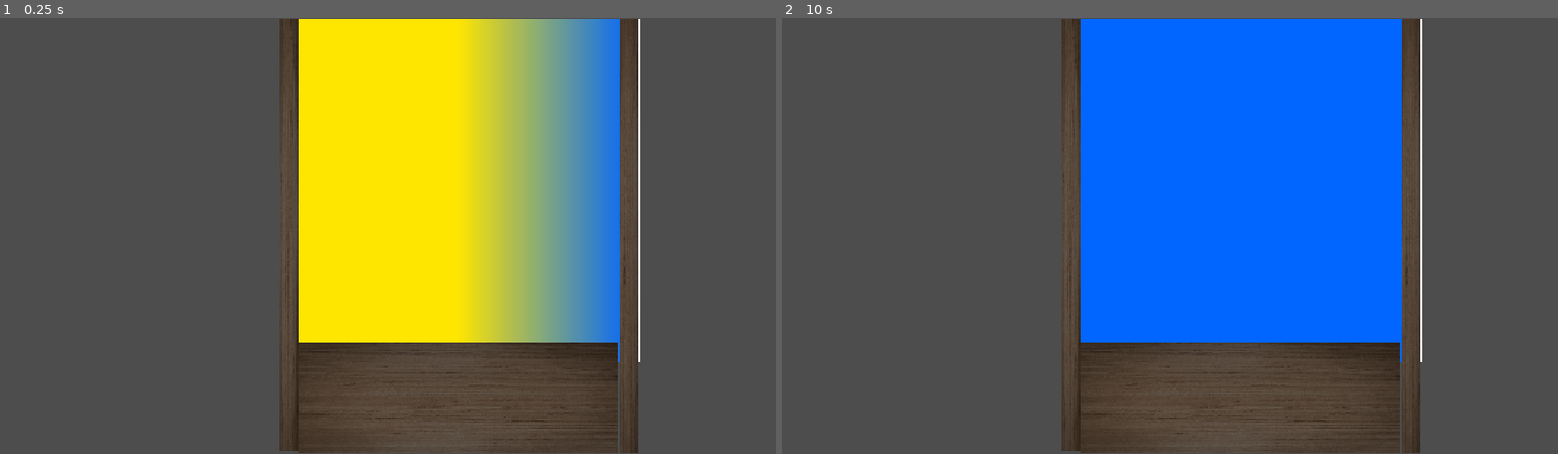
Above: before the commit, frames 1-2 (left to right).
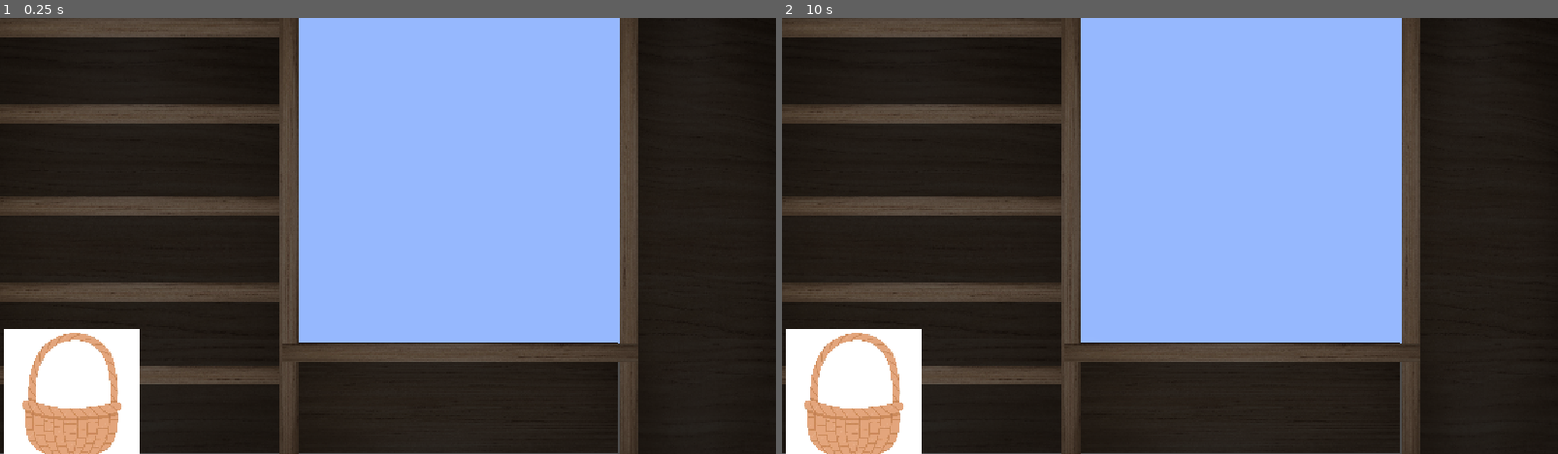
Above: after the commit, the same moments.

Repository: KluSim/GMTK2026
Game: Godot game, scene res://scripts/node_2d.tscn
Same seed, same stepped clock (60 frames per second), same inputs: the game is played once before the commit and once after it.
Inputs:
- Up to frame 1 (0.25 s): no input
- Up to frame 2 (10 s): tap Enter at 0.5, 2, 3.5 s; hold Space (nextDay, bound only after the commit) 0.53-1.28 s; tap Space (nextDay, bound only after the commit) every 1.5 s from 1.35 to 8.85 s; hold Space (nextDay, bound only after the commit) 2.03-2.78 s; hold Space (nextDay, bound only after the commit) 3.53-4.28 s; hold Space (nextDay, bound only after the commit) 5.03-5.78 s; hold Space (nextDay, bound only after the commit) 6.53-7.28 s; hold Space (nextDay, bound only after the commit) 8.03-8.78 s; hold Space (nextDay, bound only after the commit) from 9.53 s (still down)

The runs differ from the first frame. In frame 1, 89% of the frame differs, in the area x 0-100%, y 0-100%; in frame 2, 89%.

Commit message:
feat: layout of shelves ec WIP

Diff:
--- a/project.godot
+++ b/project.godot
@@ -20,6 +20,14 @@
 window/stretch/mode="canvas_items"
 window/stretch/aspect="expand"
 
+[input]
+
+nextDay={
+"deadzone": 0.2,
+"events": [Object(InputEventKey,"resource_local_to_scene":false,"resource_name":"","device":16,"window_id":0,"alt_pressed":false,"shift_pressed":false,"ctrl_pressed":false,"meta_pressed":false,"pressed":false,"keycode":0,"physical_keycode":32,"key_label":0,"unicode":0,"location":0,"echo":false,"script":null)
+]
+}
+
 [physics]
 
 3d/physics_engine="Jolt Physics"
--- /dev/null
+++ b/scripts/node_2d.gdshader
@@ -0,0 +1,37 @@
+shader_type canvas_item;
+
+// Assign a Godot NoiseTexture2D here (make sure it's set to Seamless!)
+uniform sampler2D noise_texture : repeat_enable, filter_linear_mipmap;
+
+uniform vec4 sky_color : source_color = vec4(0.3, 0.6, 0.9, 1.0);
+uniform vec4 cloud_color : source_color = vec4(1.0, 1.0, 1.0, 1.0);
+
+// Behavior controls
+uniform float cloud_density : hint_range(0.0, 1.0) = 0.5;
+uniform float cloud_fuzziness : hint_range(0.01, 1.0) = 0.3;
+uniform vec2 base_velocity = vec2(0.02, 0.0);
+
+void fragment() {
+    // Layer 1: Slow, large background clouds
+    vec2 uv_layer1 = UV + (TIME * base_velocity);
+    float noise1 = texture(noise_texture, uv_layer1).r;
+
+    // Layer 2: Faster, smaller foreground clouds for shifting depth
+    vec2 uv_layer2 = (UV * 2.0) + (TIME * base_velocity * 1.8) + vec2(0.2, 0.5);
+    float noise2 = texture(noise_texture, uv_layer2).r;
+
+    // Combine both layers (FBM approximation)
+    float combined_noise = mix(noise1, noise2, 0.4);
+
+    // Adjust cloud thickness and edge sharpness using smoothstep
+    // High density cuts deeper into the noise texture
+    float low_bound = 1.0 - cloud_density;
+    float high_bound = clamp(low_bound + cloud_fuzziness, 0.0, 1.0);
+
+    float cloud_mask = smoothstep(low_bound, high_bound, combined_noise);
+
+    // Mix sky background and final cloud colors
+    vec4 final_color = mix(sky_color, cloud_color, cloud_mask);
+
+    COLOR = final_color;
+}
--- a/scripts/node_2d.tscn
+++ b/scripts/node_2d.tscn
@@ -2,13 +2,28 @@
 
 [ext_resource type="Texture2D" uid="uid://dnq1yor37ofxf" path="res://asssets/wood-texture-background-free-photo-2149788610.jpg" id="1_ue2ak"]
 [ext_resource type="Script" uid="uid://bhw5ukgtg1elf" path="res://time.gd" id="2_2upi6"]
+[ext_resource type="Texture2D" uid="uid://cooq1incaqrxn" path="res://asssets/doodle-flat-clipart-wicker-basket_653461-2220-723427974.jpg" id="2_plxss"]
+
+[sub_resource type="RectangleShape2D" id="RectangleShape2D_hvteh"]
+size = Vector2(2853.3699, 88.20862)
+
+[sub_resource type="RectangleShape2D" id="RectangleShape2D_4i1vo"]
+size = Vector2(9906.7705, 88.20862)
 
 [sub_resource type="Gradient" id="Gradient_plxss"]
-offsets = PackedFloat32Array(0.4939759, 0.9879518, 1)
-colors = PackedColorArray(0, 0, 0, 1, 0, 0, 0, 1, 1, 1, 1, 1)
+offsets = PackedFloat32Array(0.012048192, 0.9939759)
+colors = PackedColorArray(0.5887199, 0.722688, 0.9968627, 1, 0.9936982, 1, 0.66880405, 1)
 
 [sub_resource type="GradientTexture2D" id="GradientTexture2D_hvteh"]
 gradient = SubResource("Gradient_plxss")
+use_hdr = true
+fill_to = Vector2(100, 0)
+
+[sub_resource type="FastNoiseLite" id="FastNoiseLite_fuano"]
+
+[sub_resource type="NoiseTexture2D" id="NoiseTexture2D_haftu"]
+generate_mipmaps = false
+noise = SubResource("FastNoiseLite_fuano")
 
 [node name="Node2D" type="Node2D" unique_id=2052885503]
 
@@ -19,31 +34,132 @@
 
 [node name="shop visuals" type="Node2D" parent="visuals" unique_id=822069762]
 
-[node name="Counter" type="Sprite2D" parent="visuals/shop visuals" unique_id=1497199078]
+[node name="leftshelf" type="Node2D" parent="visuals/shop visuals" unique_id=231686816]
+
+[node name="shelf4" type="Sprite2D" parent="visuals/shop visuals/leftshelf" unique_id=1702185425]
 modulate = Color(0.4351923, 0.43519226, 0.43519226, 1)
+position = Vector2(216, 531)
+scale = Vector2(0.15260646, 0.014323931)
+texture = ExtResource("1_ue2ak")
+
+[node name="CollisionShape2D" type="CollisionShape2D" parent="visuals/shop visuals/leftshelf/shelf4" unique_id=592688135]
+position = Vector2(17.486572, 69.81152)
+scale = Vector2(1, 0.9999996)
+shape = SubResource("RectangleShape2D_hvteh")
+
+[node name="shelf1" type="Sprite2D" parent="visuals/shop visuals/leftshelf" unique_id=327490978]
+modulate = Color(0.4351923, 0.43519226, 0.43519226, 1)
+position = Vector2(219.33148, 143.00003)
+scale = Vector2(0.15260646, 0.014323931)
+texture = ExtResource("1_ue2ak")
+
+[node name="CollisionShape2D" type="CollisionShape2D" parent="visuals/shop visuals/leftshelf/shelf1" unique_id=10382752]
+position = Vector2(17.486572, 69.81152)
+scale = Vector2(1, 0.9999996)
+shape = SubResource("RectangleShape2D_hvteh")
+
+[node name="shelf2" type="Sprite2D" parent="visuals/shop visuals/leftshelf" unique_id=853436347]
+modulate = Color(0.4351923, 0.43519226, 0.43519226, 1)
+position = Vector2(217.99998, 280)
+scale = Vector2(0.15260646, 0.014323931)
+texture = ExtResource("1_ue2ak")
+
+[node name="CollisionShape2D" type="CollisionShape2D" parent="visuals/shop visuals/leftshelf/shelf2" unique_id=889921346]
+position = Vector2(17.486572, 69.81152)
+scale = Vector2(1, 0.9999996)
+shape = SubResource("RectangleShape2D_hvteh")
+
+[node name="shelf3" type="Sprite2D" parent="visuals/shop visuals/leftshelf" unique_id=618302762]
+modulate = Color(0.4351923, 0.43519226, 0.43519226, 1)
+position = Vector2(218, 408.00003)
+scale = Vector2(0.15260646, 0.014323931)
+texture = ExtResource("1_ue2ak")
+
+[node name="CollisionShape2D" type="CollisionShape2D" parent="visuals/shop visuals/leftshelf/shelf3" unique_id=979327368]
+position = Vector2(17.486572, 69.81152)
+scale = Vector2(1, 0.9999996)
+shape = SubResource("RectangleShape2D_hvteh")
+
+[node name="top shelf" type="Sprite2D" parent="visuals/shop visuals/leftshelf" unique_id=1715682454]
+modulate = Color(0.4351923, 0.43519226, 0.43519226, 1)
+position = Vector2(217.99998, 14.000008)
+scale = Vector2(0.15260646, 0.014323931)
+texture = ExtResource("1_ue2ak")
+
+[node name="back_shelf" type="Sprite2D" parent="visuals/shop visuals/leftshelf" unique_id=1989455733]
+modulate = Color(0.17283267, 0.17283267, 0.17283261, 1)
+z_index = -1
+position = Vector2(209, 327)
+scale = Vector2(0.15260646, 0.32552928)
+texture = ExtResource("1_ue2ak")
+
+[node name="CollisionShape2D" type="CollisionShape2D" parent="visuals/shop visuals/leftshelf/back_shelf" unique_id=1147817203]
+position = Vector2(45.869617, 1022.94946)
+scale = Vector2(0.99999994, 0.99999946)
+shape = SubResource("RectangleShape2D_hvteh")
+
+[node name="basket" type="Sprite2D" parent="visuals/shop visuals/leftshelf" unique_id=297390640]
+position = Vector2(107, 561.00006)
+scale = Vector2(0.1, 0.1)
+texture = ExtResource("2_plxss")
+
+[node name="counter" type="Node2D" parent="visuals/shop visuals" unique_id=1971165239]
+
+[node name="Counter" type="Sprite2D" parent="visuals/shop visuals/counter" unique_id=1497199078]
+modulate = Color(0.19793725, 0.19793725, 0.19793719, 1)
 position = Vector2(680, 564)
 scale = Vector2(0.1612245, 0.082653075)
 texture = ExtResource("1_ue2ak")
 
-[node name="leftBeam" type="Sprite2D" parent="visuals/shop visuals" unique_id=1803645708]
+[node name="leftBeam" type="Sprite2D" parent="visuals/shop visuals/counter" unique_id=1803645708]
 modulate = Color(0.4351923, 0.43519226, 0.43519226, 1)
-position = Vector2(428.52, 322.00003)
+position = Vector2(428.52, 326.39233)
 rotation = 1.5707964
-scale = Vector2(0.21833342, 0.014323931)
+scale = Vector2(0.22630134, 0.014323931)
 texture = ExtResource("1_ue2ak")
 
-[node name="rightBeam" type="Sprite2D" parent="visuals/shop visuals" unique_id=1344640924]
+[node name="rightBeam" type="Sprite2D" parent="visuals/shop visuals/counter" unique_id=1344640924]
 modulate = Color(0.4351923, 0.43519226, 0.43519226, 1)
-position = Vector2(933.00006, 324)
+position = Vector2(933.00006, 323.99997)
 rotation = 1.5707964
-scale = Vector2(0.21833342, 0.014323931)
+scale = Vector2(0.2282933, 0.014323931)
 texture = ExtResource("1_ue2ak")
+
+[node name="counter_shelf" type="Sprite2D" parent="visuals/shop visuals/counter" unique_id=478972987]
+modulate = Color(0.4351923, 0.43519226, 0.43519226, 1)
+position = Vector2(681.8342, 498.00006)
+scale = Vector2(0.17970458, 0.014323931)
+texture = ExtResource("1_ue2ak")
+
+[node name="CollisionShape2D" type="CollisionShape2D" parent="visuals/shop visuals/counter/counter_shelf" unique_id=1361525772]
+position = Vector2(17.486572, 69.81152)
+scale = Vector2(1, 0.9999996)
+shape = SubResource("RectangleShape2D_hvteh")
+
+[node name="rightshelf" type="Node2D" parent="visuals/shop visuals" unique_id=635050520]
+
+[node name="back_shelf" type="Sprite2D" parent="visuals/shop visuals/rightshelf" unique_id=900233577]
+modulate = Color(0.17283267, 0.17283267, 0.17283261, 1)
+z_index = -1
+position = Vector2(1041.3342, 324.99063)
+scale = Vector2(0.075282834, 0.33062178)
+texture = ExtResource("1_ue2ak")
+
+[node name="CollisionShape2D" type="CollisionShape2D" parent="visuals/shop visuals/rightshelf/back_shelf" unique_id=1942907088]
+position = Vector2(-3459.3457, 1022.94946)
+scale = Vector2(0.9999999, 0.99999946)
+shape = SubResource("RectangleShape2D_4i1vo")
 
 [node name="outside" type="Node2D" parent="." unique_id=1693418478]
 script = ExtResource("2_2upi6")
 
 [node name="sky" type="Sprite2D" parent="outside" unique_id=1536825513]
-z_index = -1
-position = Vector2(682.5, 257)
+z_index = -5
+position = Vector2(694.00006, 253)
 scale = Vector2(8.390625, 7.9375)
 texture = SubResource("GradientTexture2D_hvteh")
+
+[node name="Sprite2D" type="Sprite2D" parent="outside" unique_id=2098532522]
+visible = false
+position = Vector2(684, 278)
+texture = SubResource("NoiseTexture2D_haftu")
--- a/time.gd
+++ b/time.gd
@@ -2,25 +2,39 @@
 
 var lasttime = 0
 @onready var sky = $sky
+
+@export var speed: float = 2.0
+var time: float = -1.0
+var dawn = -1
+var days = 0
+var speed_multiplier = 1         #multiplier how fast the days go
+
+var daytime = 0
+
 # Called when the node enters the scene tree for the first time.
 func _ready() -> void:
 	lasttime =  Time.get_ticks_usec()
+	time = dawn
 	pass # Replace with function body.
 
 
 # Called every frame. 'delta' is the elapsed time since the previous frame.
 func _process(delta: float) -> void:
-	var grad: Gradient = sky.texture.gradient
-	var factor: float = (Time.get_ticks_usec()-lasttime)/10000000
-	var yellow := Color(1.0, 0.9, 0.0) # Bright Yellow
-	var blue := Color(0.0, 0.4, 1.0)   # Vivid Blue
-	var color_1 = yellow.lerp(blue, factor)
-	var color_2 = blue.lerp(blue, factor)
+	time += delta * speed /10 / speed_multiplier
 
-	# Update the two color stops of the gradient (Index 0 and Index 1)
-	grad.set_color(0, color_1)
-	grad.set_color(1, color_2)
-	#if Time.get_ticks_usec() > 10000:
-	#Godot
+	#night 3
+	#morning -2
+	var offset_x: float = (cos(time) )  # Ranges 0.0 to 1.0
+	var offset_y: float = (sin(time) )  # Ranges 0.0 to 1.0
 
+	# Move the starting point (where the first color begins)
+	if time <= 3*speed_multiplier:
+		sky.texture.fill_from = Vector2(0.5, 1)
+		sky.texture.fill_to = Vector2(1-offset_x, 1-offset_y)
 	pass
+
+func _input(event):
+	if event.is_action_pressed("nextDay"):
+		time = dawn*speed_multiplier
+		days += 1
+		print("hello")
Binary file added: asssets/doodle-flat-clipart-wicker-basket_653461-2220-723427974.jpg
Not shown, added: asssets/doodle-flat-clipart-wicker-basket_653461-2220-723427974.jpg.import
Not shown, added: scripts/node_2d.gdshader.uid
